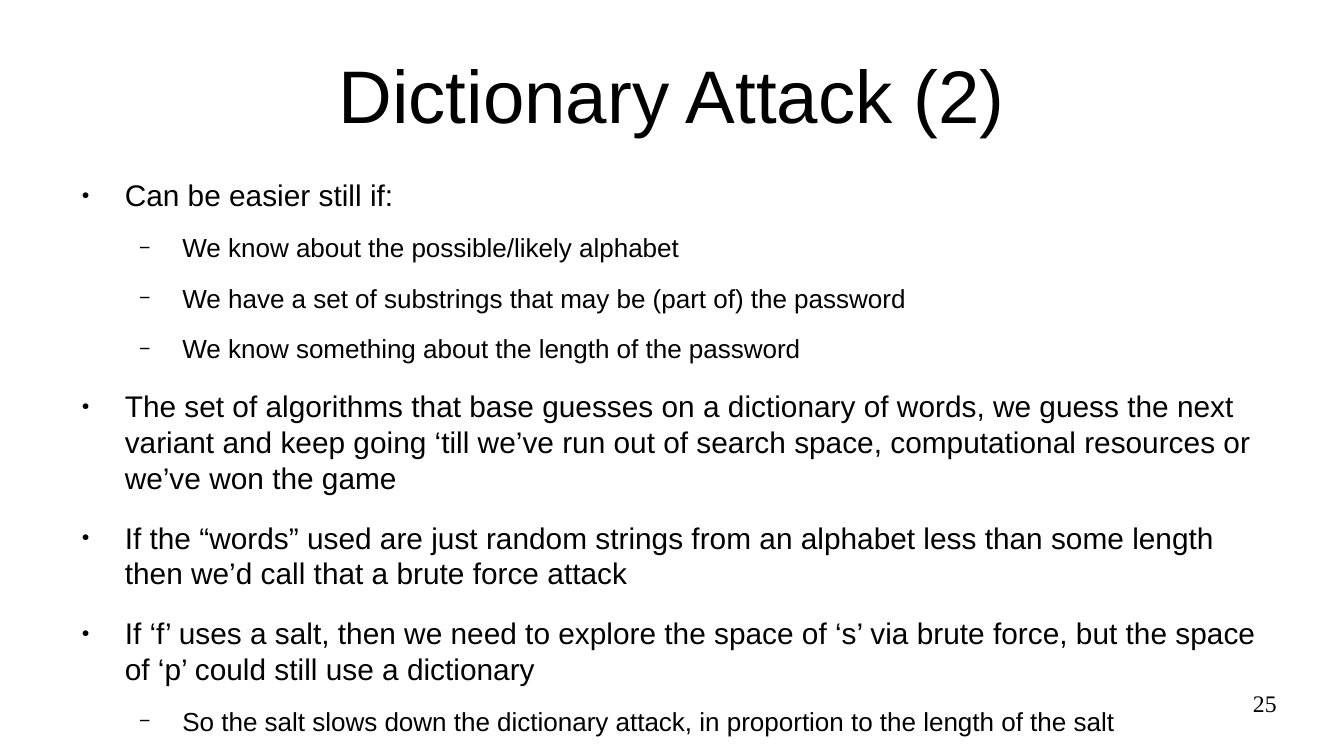
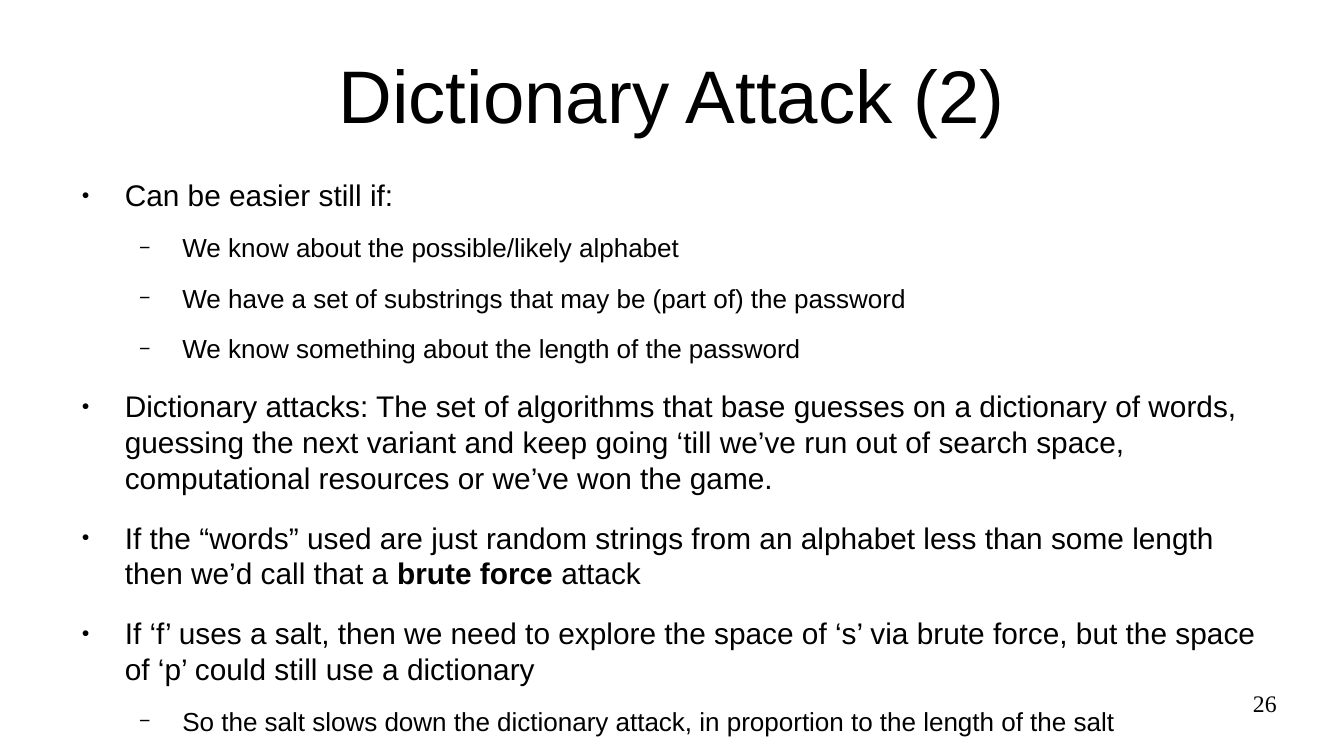
Before and after one commit to sftcd/cs7ns1, a slide deck: slide 26 of about-passwords.odp (slide 25 before the commit). Drawn at 1344x756 pixels with LibreOffice and Linux fonts; fonts in the diff are those of the drawing. Boxes give left, top, right and bottom in pixels: in the first picture for what was removed or moved away, otherwise in the second. Text is boxed around its words. In the diff, an @@ line names an element or a change of style, - is before the commit and + after.

```diff
--- a/about-passwords.odp
+++ b/about-passwords.odp
@@ text at (x1=125, y1=395, x2=1236, y2=494): text changed @@
-● The set of algorithms that base guesses on a dictionary of words, we guess the next variant and keep going ‘till we’ve run out of search space, computational resources or we’ve won the game
+● Dictionary attacks: The set of algorithms that base guesses on a dictionary of words, guessing the next variant and keep going ‘till we’ve run out of search space, computational resources or we’ve won the game.
@@ text at (x1=125, y1=527, x2=1213, y2=585): bold on in "brute force" @@
@@ page number at (x1=1253, y1=696, x2=1277, y2=713): text changed @@
-25
+26
```
Also in this commit, not shown: 10 other slides changed, 2 slides added, 1 other file.
